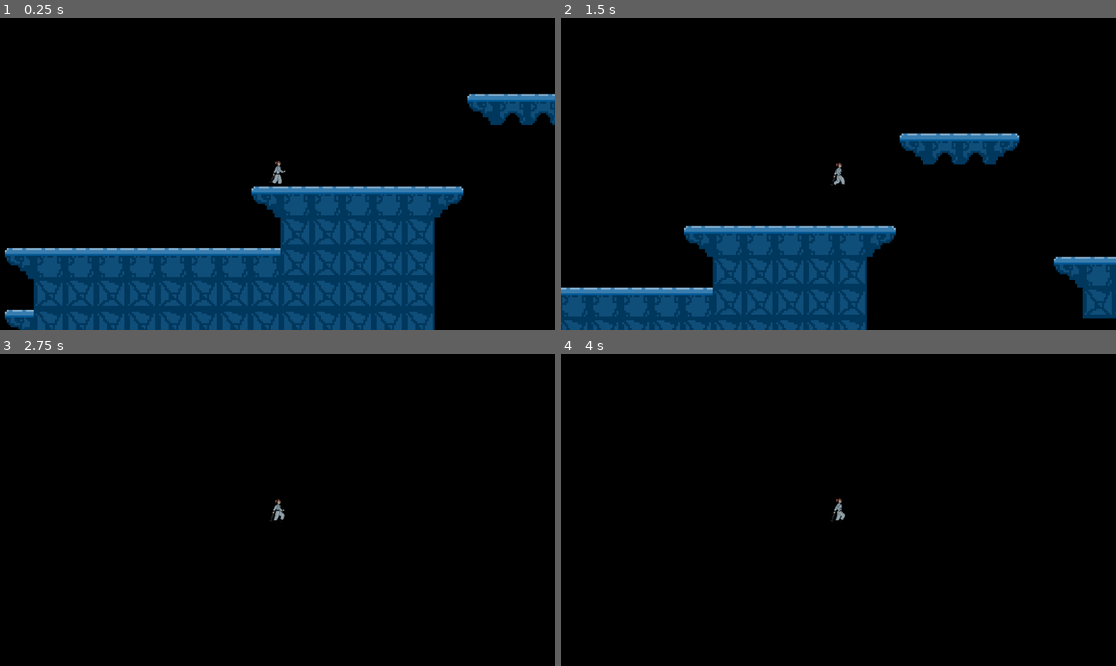
Above: before the commit, frames 1-4 (two rows, left to right).
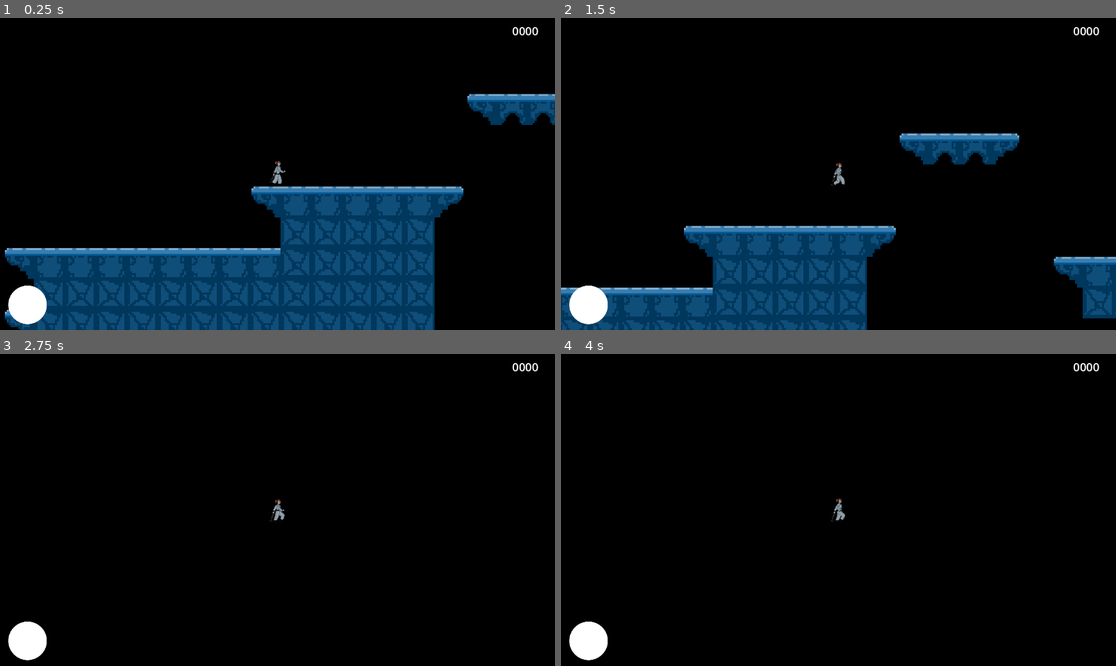
Above: after the commit, the same moments.

Repository: norm-an-claire/GGJ2026-robot-mask
Game: Godot game, scene res://levels/demo_level.tscn
Same seed, same stepped clock (60 frames per second), same inputs: the game is played once before the commit and once after it. This scene is started directly instead of the project's main scene.
Inputs:
- Up to frame 1 (0.25 s): no input
- Up to frame 2 (1.5 s): tap Enter at 0.5 s; hold K (melee) 0.53-1.28 s; hold D (move_right) from 0.53 s (still down); tap J (jump) at 0.77 s; tap Shift (sprint) at 1.35 s
- Up to frame 3 (2.75 s): tap J (jump) at 1.52 s; release D (move_right) at 2.03 s; hold A (move_left) from 2.03 s (still down); hold K (melee) from 2.03 s (still down)
- Up to frame 4 (4 s): release A (move_left) at 2.78 s; release K (melee) at 2.78 s; hold D (move_right) from 2.78 s (still down); tap Shift (sprint) at 2.85 s; tap J (jump) at 3.02, 3.77 s; hold K (melee) from 3.53 s (still down)

The runs differ from the first frame. In frame 1, 0.8% of the frame differs, in the area x 1-97%, y 2-99%; in frame 2, 0.8%; in frame 3, 0.8%; in frame 4, 0.8%.

Commit message:
Set up main_ui scene for HUD elements and added to demo_level.
Will have to set up listening for the damage signal and pick up of masks, etc. and responding by adjusting the health icon

Diff:
--- /dev/null
+++ b/canvas_scenes/main_ui.tscn
@@ -0,0 +1,22 @@
+[gd_scene format=3 uid="uid://qkrwdsc0bfqm"]
+
+[ext_resource type="Texture2D" uid="uid://cx875cgjinm2x" path="res://assets/ui_assets/full_health_base.png" id="1_3n3iw"]
+
+[node name="HUD" type="CanvasLayer" unique_id=1992723618]
+
+[node name="ScoreLabel" type="Label" parent="." unique_id=1024921882]
+anchors_preset = -1
+anchor_right = 1.0
+anchor_bottom = 1.0
+offset_left = 1053.0
+offset_top = 10.0
+offset_right = -24.0
+offset_bottom = -604.0
+theme_override_font_sizes/font_size = 24
+text = "0000"
+horizontal_alignment = 1
+
+[node name="HealthIndicatorSprite2D" type="Sprite2D" parent="." unique_id=897367994]
+position = Vector2(57, 596)
+scale = Vector2(0.5, 0.5)
+texture = ExtResource("1_3n3iw")
--- a/levels/demo_level.tscn
+++ b/levels/demo_level.tscn
@@ -5,6 +5,7 @@
 [ext_resource type="Script" uid="uid://b0xawosbd7a3y" path="res://levels/non_deadly_pit.gd" id="3_keei5"]
 [ext_resource type="PackedScene" uid="uid://1obqxmhgvig6" path="res://masks/base_mask.tscn" id="4_dmrny"]
 [ext_resource type="PackedScene" uid="uid://ba4r3drtgbxjk" path="res://characters/enemies/base_grounded_enemy.tscn" id="5_ah2my"]
+[ext_resource type="PackedScene" uid="uid://qkrwdsc0bfqm" path="res://canvas_scenes/main_ui.tscn" id="6_jo783"]
 
 [sub_resource type="TileSetAtlasSource" id="TileSetAtlasSource_jo783"]
 texture = ExtResource("1_ah2my")
@@ -94,3 +95,5 @@
 
 [node name="BaseGroundedEnemy3" parent="." unique_id=507887054 instance=ExtResource("5_ah2my")]
 position = Vector2(1384, 424)
+
+[node name="HUD" parent="." unique_id=1992723618 instance=ExtResource("6_jo783")]
Binary file added: assets/ui_assets/full_health_base.png
Not shown, added: assets/ui_assets/full_health_base.png.import
Binary file added: assets/ui_assets/low_health_base.png
Not shown, added: assets/ui_assets/low_health_base.png.import
Binary file added: assets/ui_assets/medium_health_base.png
Not shown, added: assets/ui_assets/medium_health_base.png.import
